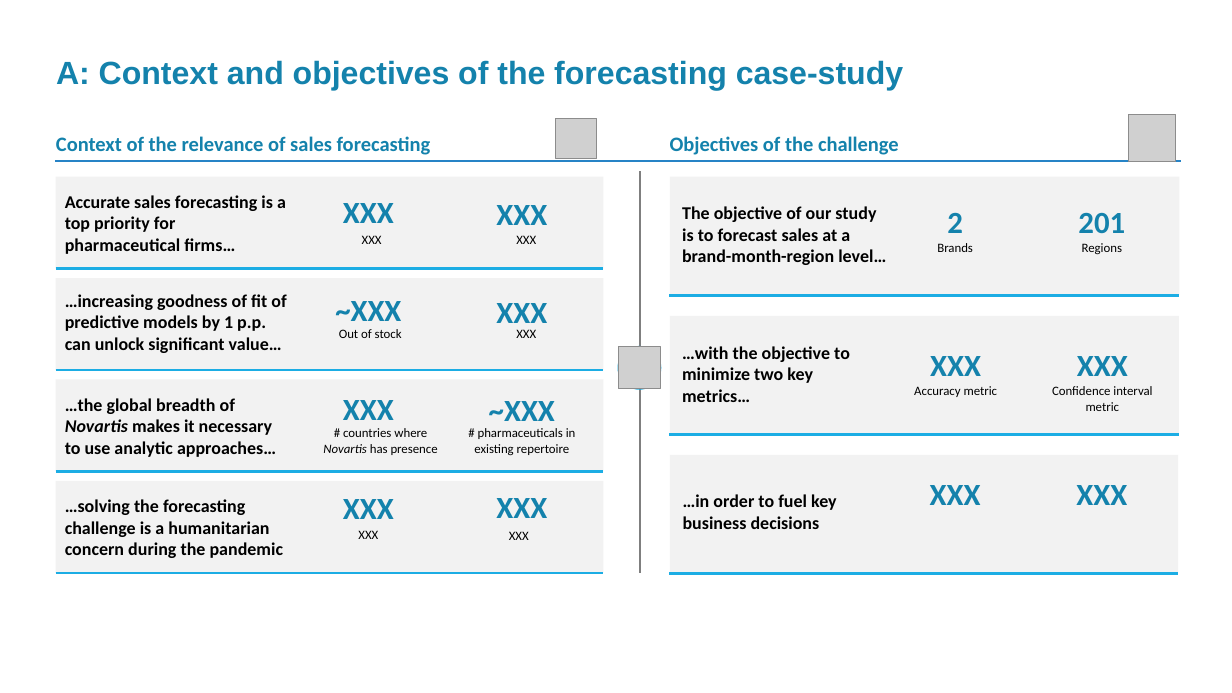
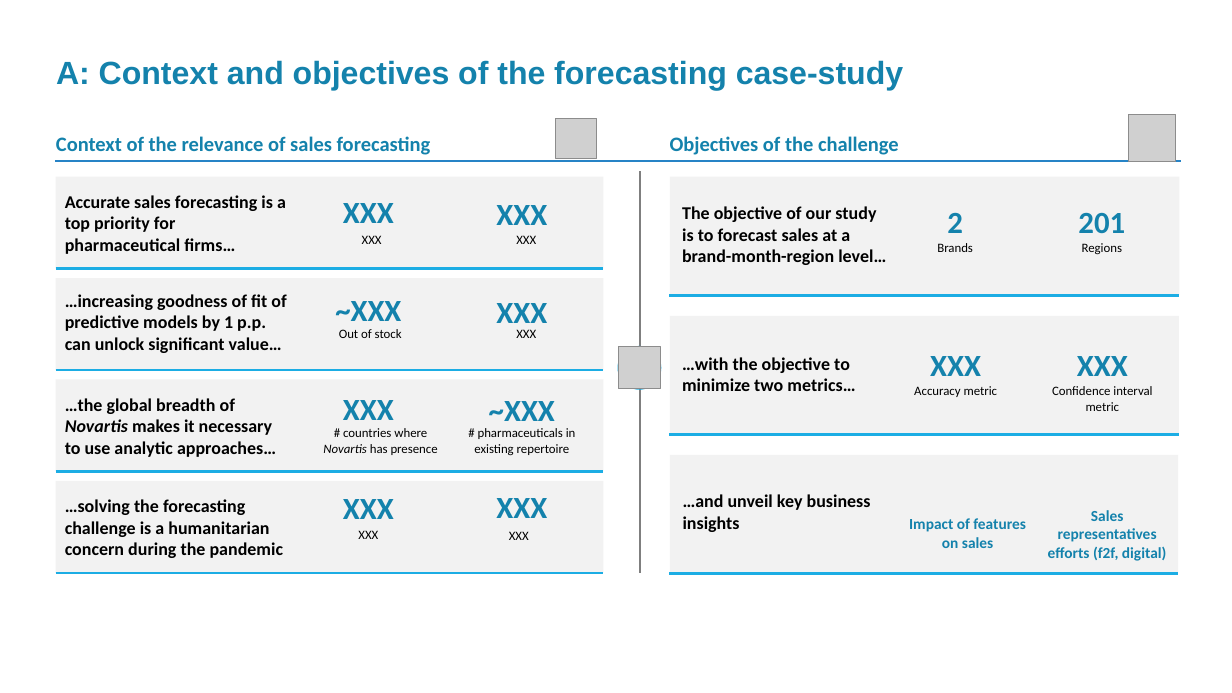
Before and after one commit to Bulbasaurzc/novartis-datathon-2021, a slide deck: slide 3 of reports/Master_PPT.pptx. Drawn at 1232x693 pixels with LibreOffice and Linux fonts; fonts in the diff are those of the drawing; grey boxes stand for pictures; background and template pictures are left out. Boxes give left, top, right and bottom in pixels: in the first picture for what was removed or moved away, otherwise in the second. Text is boxed around its words. In the diff, an @@ line names an element or a change of style, - is before the commit and + after.

```diff
--- a/reports/Master_PPT.pptx
+++ b/reports/Master_PPT.pptx
@@ text at (x1=682, y1=357, x2=855, y2=391): text changed @@
-…with the objective to minimize two key metrics…
+…with the objective to minimize two metrics…
@@ text at (x1=683, y1=494, x2=871, y2=532): text changed @@
-…in order to fuel key business decisions
+…and unveil key business insights
@@ text at (x1=909, y1=518, x2=1026, y2=548): text changed; size 24 to 12 pt @@
-XXX
+Impact of features on sales
@@ text at (x1=1048, y1=510, x2=1166, y2=561): text changed; size 24 to 12 pt @@
-XXX
+Sales representatives efforts (f2f, digital)
```
Also in this commit, not shown: 2 other slides changed, 12 other files.
